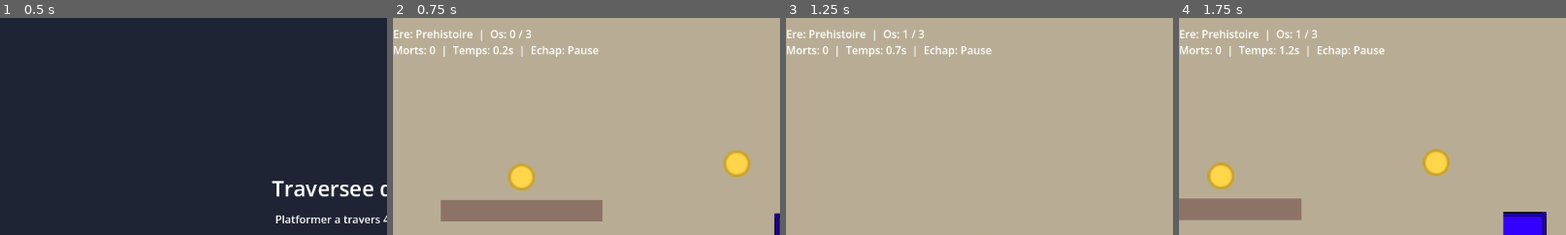
Above: before the commit, frames 1-4 (left to right).
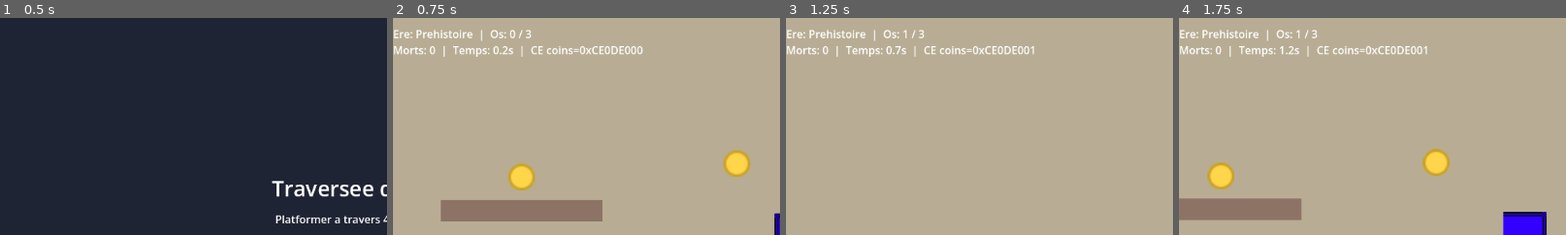
Above: after the commit, the same moments.

Repository: Rua987/mcp-demo
Game: Godot game, scene res://scenes/TitleScreen.tscn
Two runs of this game, one before a commit and one after it. Both use one fixed random seed, a clock stepped at 60 frames per second and the inputs below.
Inputs (mouse positions are % of the whole screen's width and height, from its top left):
- Up to frame 1 (0.5 s): no input
- Up to frame 2 (0.75 s): tap Enter (ui_accept) at 0.5 s; move the mouse to (72, 45) at 0.52 s; hold D (move_right) from 0.53 s (still down); click (72, 45) at 0.67 s
- Up to frame 3 (1.25 s): keep holding D (move_right); tap W (jump) at 0.77 s
- Up to frame 4 (1.75 s): move the mouse to (30, 55) at 1.27 s; release D (move_right) at 1.28 s; hold A (move_left) from 1.28 s (still down); tap W (jump) at 1.52 s
The pictures show only the part of the screen within x 1-51%, y 0-50%; the shares and areas given below are measured in that part.

Frame 1 is identical in both runs. In frame 2, 0.6% of the frame differs, in the area x 35-65%, y 12-18%; in frame 3, 0.6%; in frame 4, 0.6%.

Commit message:
Add CE CLI workflow and in-game anchor HUD display.
ce_cli (LINUS session 6, verify blocked on bare argparse), ce_workflow pre-flight, HUD shows ce_scan_coins hex for Cheat Engine.

Co-authored-by: Cursor <cursoragent@cursor.com>

Diff:
--- a/scenes/hud.gd
+++ b/scenes/hud.gd
@@ -77,9 +77,10 @@
 
 
 func _update_stats_line() -> void:
-	stats_label.text = "Morts: %d  |  Temps: %.1fs  |  Echap: Pause" % [
+	stats_label.text = "Morts: %d  |  Temps: %.1fs  |  CE coins=0x%08X" % [
 		Game.deaths,
 		_elapsed,
+		Game.ce_scan_coins,
 	]
 
 
Not shown, added: scripts/ce_cli.py
Not shown, added: scripts/ce_workflow.py
Not shown, added: scripts/test_ce_cli.py
Not shown, added: scripts/test_ce_workflow.py
